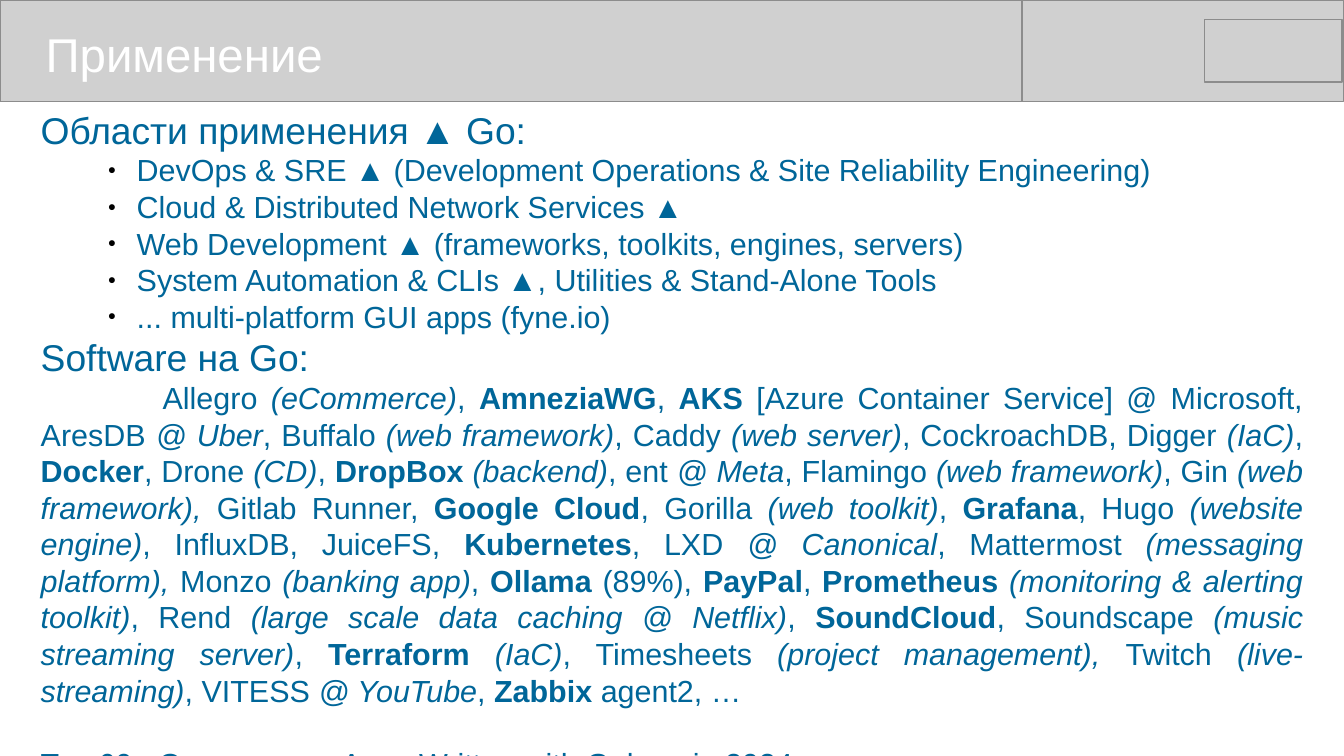
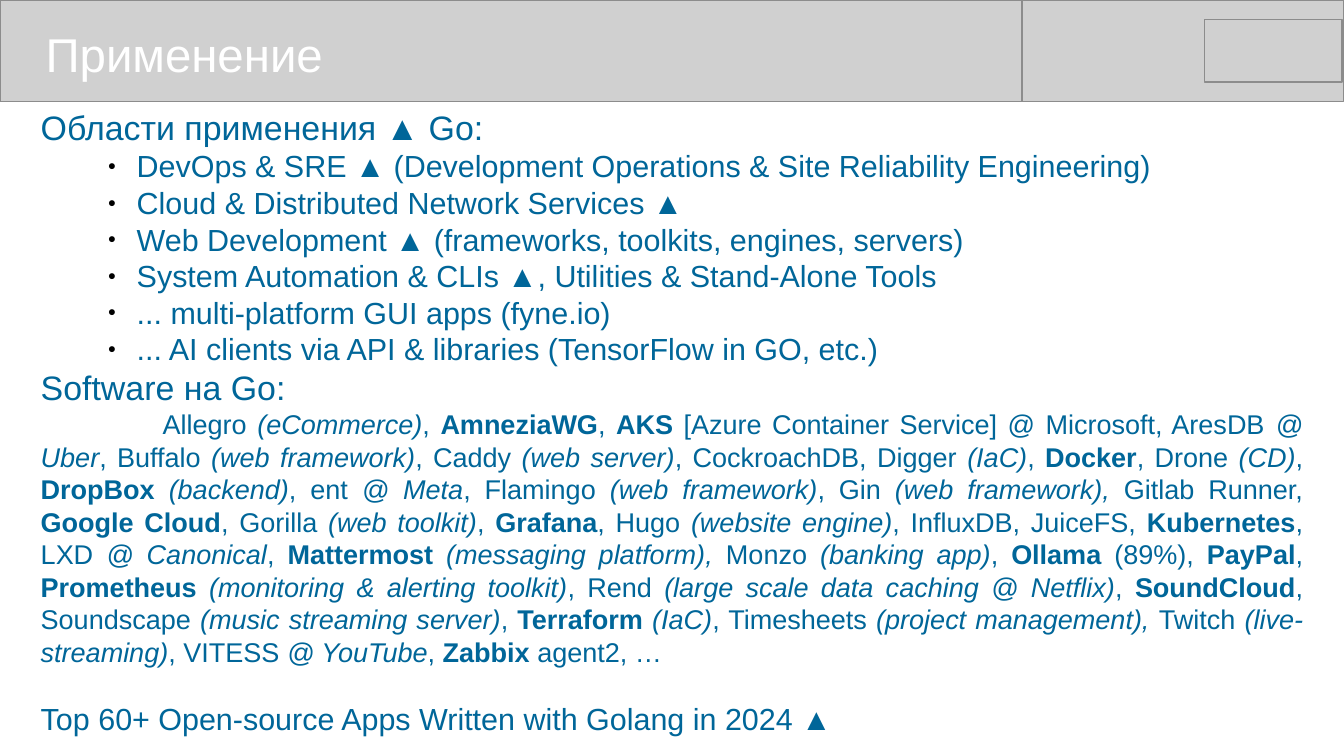
Before and after one commit to mike-shock/Go_language, a slide deck: slide 48 of Go_Review.odp (slide 47 before the commit). Drawn at 1344x756 pixels with LibreOffice and Linux fonts; fonts in the diff are those of the drawing; grey boxes stand for pictures. Boxes give left, top, right and bottom in pixels: in the first picture for what was removed or moved away, otherwise in the second. Text is boxed around its words. In the diff, an @@ line names an element or a change of style, - is before the commit and + after.

```diff
--- a/Go_Review.odp
+++ b/Go_Review.odp
@@ text at <box>41,115,1304,667</box>: size 22 to 20 pt in "Области применения ▲ Go:", "Software на Go:"; size 18 to 16 pt in "Allegro (eCommerce), AmneziaWG, AKS [Azure Container Service ..."; bold on in "Mattermost" @@
@@ text at <box>169,338,878,366</box>: paragraph added @@
+● ... AI clients via API & libraries (TensorFlow in GO, etc.)
```
Also in this commit, not shown: 9 other slides changed, 1 slide added, 1 other file.
